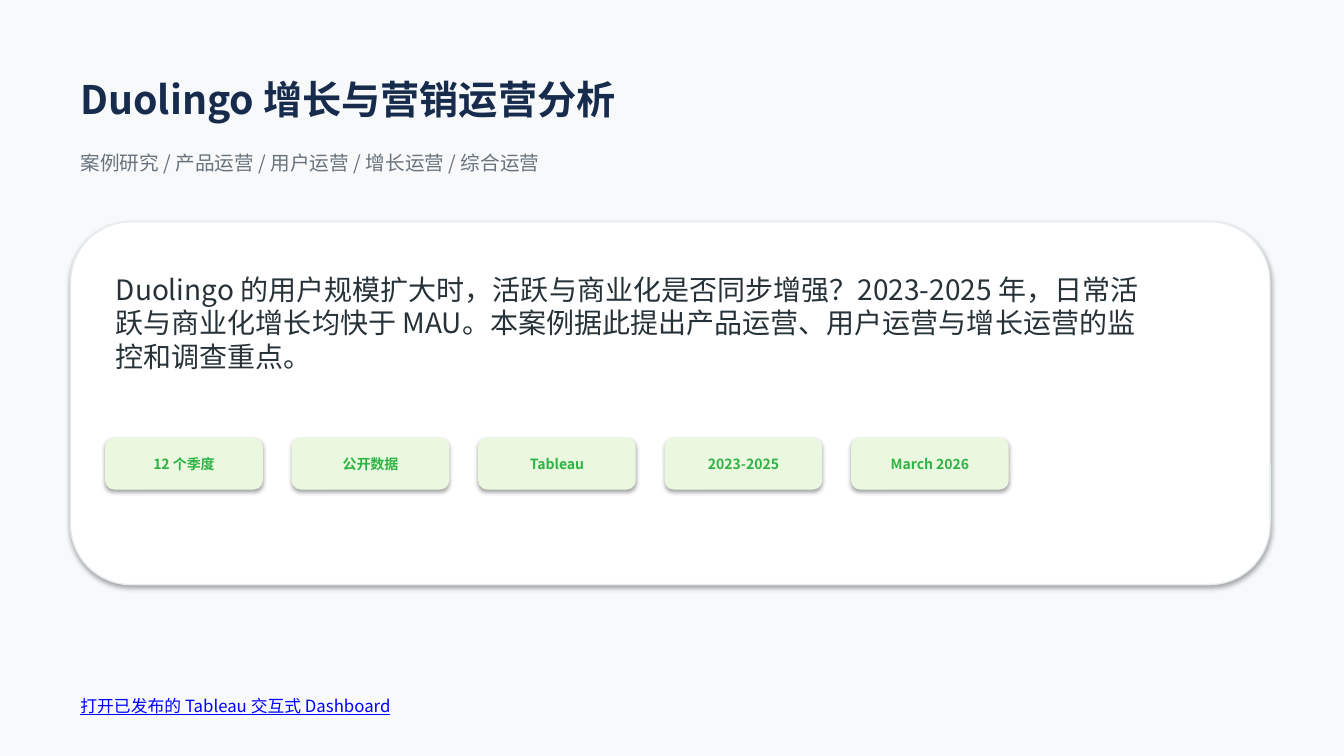
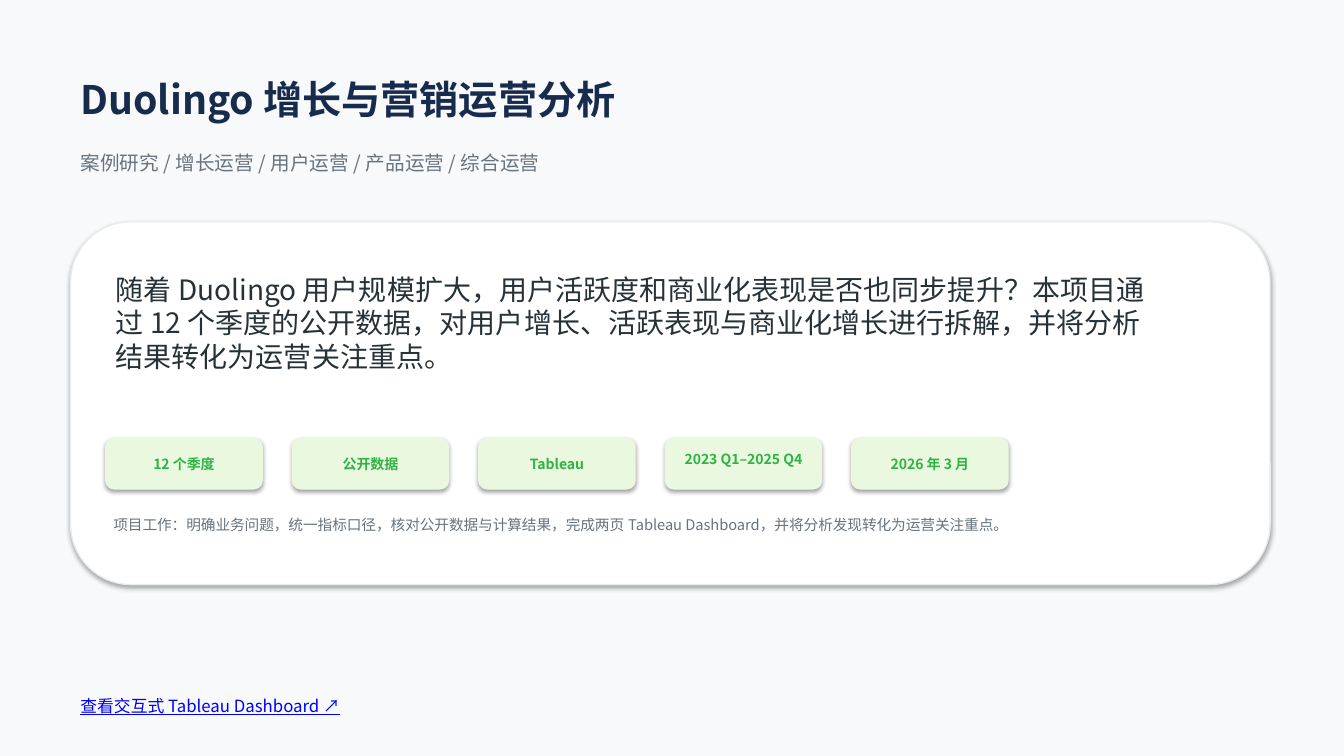
Before and after one commit to Ivyy-LEE/duolingo-growth-case-study, a slide deck: slide 1 of case_study/Duolingo_Growth_Operations_Case_Study_CN.pptx. Drawn at 1344x756 pixels with LibreOffice and Linux fonts; fonts in the diff are those of the drawing. Boxes give left, top, right and bottom in pixels: in the first picture for what was removed or moved away, otherwise in the second. Text is boxed around its words. In the diff, an @@ line names an element or a change of style, - is before the commit and + after.

```diff
--- a/case_study/Duolingo_Growth_Operations_Case_Study_CN.pptx
+++ b/case_study/Duolingo_Growth_Operations_Case_Study_CN.pptx
@@ text at [80,153,539,172]: text changed @@
-案例研究 / 产品运营 / 用户运营 / 增长运营 / 综合运营
+案例研究 / 增长运营 / 用户运营 / 产品运营 / 综合运营
@@ text at [116,276,1144,370]: text changed @@
-Duolingo 的用户规模扩大时，活跃与商业化是否同步增强？2023-2025 年，日常活
-跃与商业化增长均快于 MAU。本案例据此提出产品运营、用户运营与增长运营的监
-控和调查重点。
+随着 Duolingo 用户规模扩大，用户活跃度和商业化表现是否也同步提升？本项目通
+过 12 个季度的公开数据，对用户增长、活跃表现与商业化增长进行拆解，并将分析
+结果转化为运营关注重点。
@@ text at [685,453,802,467]: text changed @@
-2023-2025
+2023 Q1–2025 Q4
@@ text at [891,457,969,471]: text changed @@
-March 2026
+2026 年 3 月
@@ text added at [113,517,1008,532], 10.5 pt, text #68737D @@
+项目工作：明确业务问题，统一指标口径，核对公开数据与计算结果，完成两页 Tableau Dashboard，并将分析发现转化为运营关注重点。
@@ text at [80,698,319,715]: text changed @@
-打开已发布的 Tableau 交互式 Dashboard
+查看交互式 Tableau Dashboard ↗
```
Also in this commit, not shown: 4 other slides changed, 13 other files.
